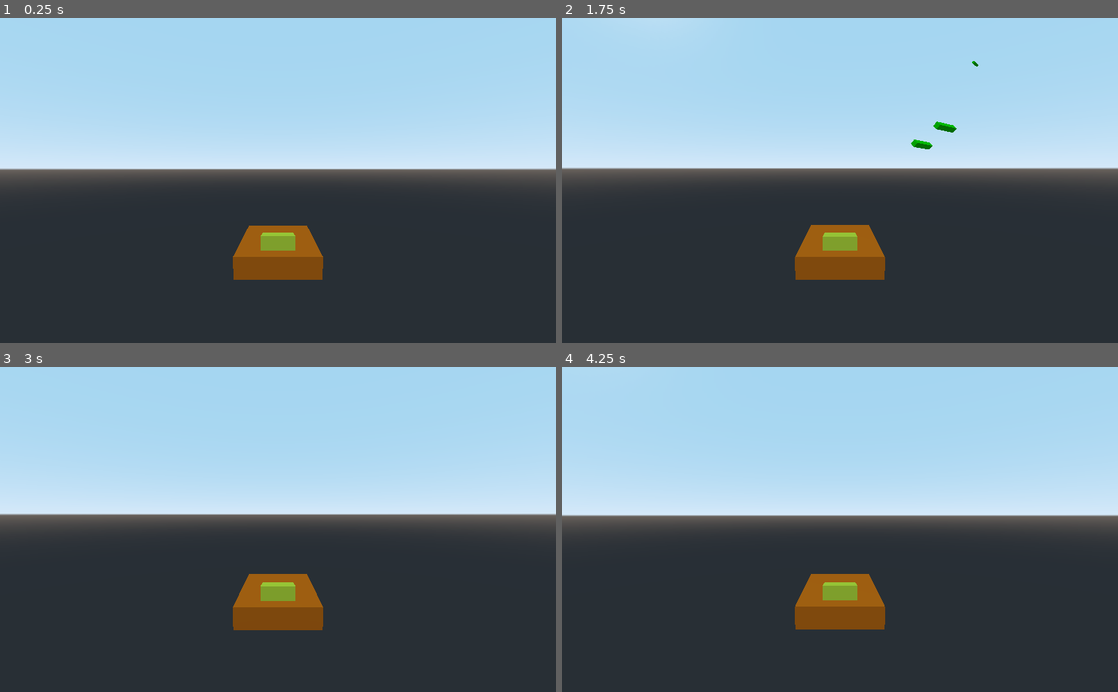
Above: before the commit, frames 1-4 (two rows, left to right).
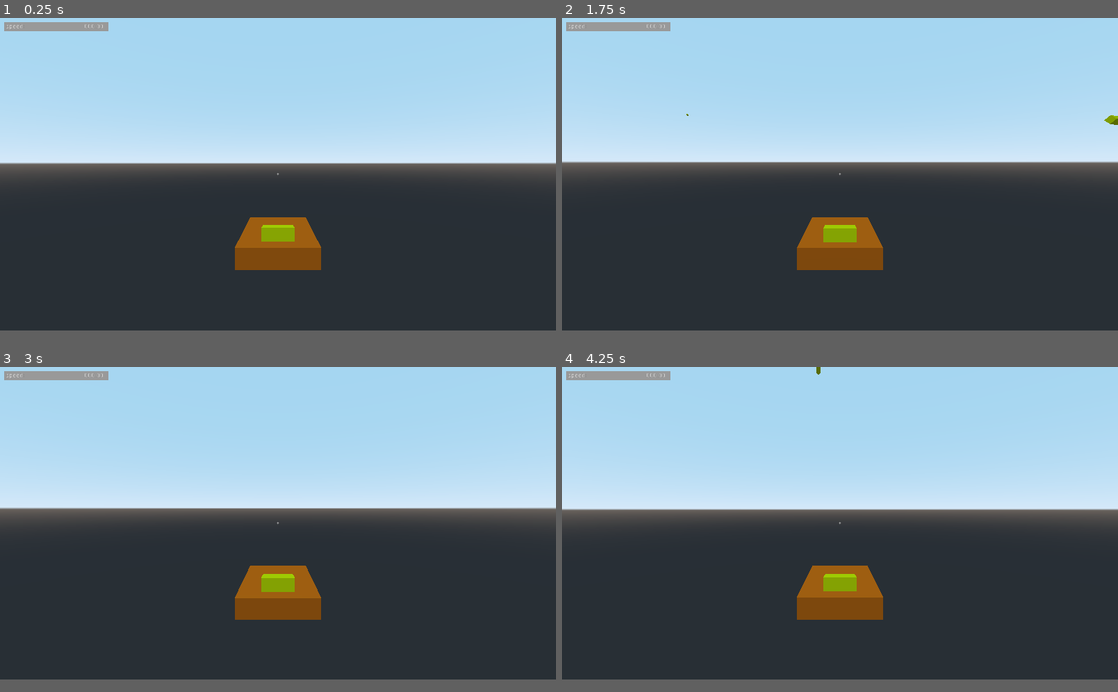
Above: after the commit, the same moments.

Repository: LangII/ProjectDrift
Game: Godot game, scene res://Scenes/Functional/VehicleBodies/TestBody01.tscn
The game is run twice, just before and just after one commit, with the same random seed, the same clock (stepped at 60 frames per second) and the same inputs. The project has no main scene, so this scene is started directly.
Inputs (mouse positions are in pixels of both pictures, inside the frame that each line leads up to):
- Up to frame 1 (0.25 s): no input
- Up to frame 2 (1.75 s): tap Enter (ui_accept) at 0.5, 0.77, 1.52 s; move the mouse to (867, 180) at 0.52 s; hold Up (ui_up) from 0.53 s (still down); move the mouse to (812, 180) at 1.27 s
- Up to frame 3 (3 s): keep holding Up (ui_up); move the mouse to (289, 523) at 2.02 s; move the mouse to (272, 536) at 2.77 s
- Up to frame 4 (4.25 s): keep holding Up (ui_up); tap Enter (ui_accept) at 3.02, 3.77 s; move the mouse to (878, 532) at 3.52 s
In our replay, the window is 800x468 before the commit and 800x450 after it. These sizes can differ from the game's own. Grey fills any space a smaller window leaves; there, only what the larger window draws over its background counts as a difference.

The runs differ from the first frame. In frame 1, 4.7% of the frame differs, in the area x 0-100%, y 1-81%; in frame 2, 5.1%; in frame 3, 4.9%; in frame 4, 4.9%.
Error after the commit: Invalid set index 'text' (on base: 'null instance') with value of type 'String'. (res://Scripts/Hud.gd:17)

Commit message:
added hud with basic expandable value displays, starting with speed

Diff:
--- /dev/null
+++ b/Scenes/Functional/Hud.tscn
@@ -0,0 +1,60 @@
+[gd_scene load_steps=3 format=2]
+
+[ext_resource path="res://Scripts/Hud.gd" type="Script" id=1]
+
+[sub_resource type="StyleBoxFlat" id=1]
+
+[node name="Hud" type="Control"]
+anchor_right = 1.0
+anchor_bottom = 1.0
+margin_top = 1.52588e-005
+mouse_filter = 2
+script = ExtResource( 1 )
+
+[node name="Crosshairs" type="Label" parent="."]
+anchor_left = 0.5
+anchor_top = 0.5
+anchor_right = 0.5
+anchor_bottom = 0.5
+margin_left = -20.0
+margin_top = -7.0
+margin_right = 20.0
+margin_bottom = 7.0
+grow_horizontal = 2
+grow_vertical = 2
+text = "+"
+align = 1
+valign = 1
+
+[node name="Stats" type="VBoxContainer" parent="."]
+margin_left = 10.0
+margin_top = 10.0
+margin_right = 250.0
+margin_bottom = 710.0
+
+[node name="Speed" type="PanelContainer" parent="Stats"]
+show_behind_parent = true
+margin_right = 276.0
+margin_bottom = 20.0
+custom_styles/panel = SubResource( 1 )
+
+[node name="Divider" type="HBoxContainer" parent="Stats/Speed"]
+margin_right = 276.0
+margin_bottom = 20.0
+rect_min_size = Vector2( 0, 20 )
+
+[node name="Variable" type="Label" parent="Stats/Speed/Divider"]
+margin_top = 3.0
+margin_right = 180.0
+margin_bottom = 17.0
+rect_min_size = Vector2( 180, 0 )
+text = " speed:"
+valign = 1
+
+[node name="SpeedValue" type="Label" parent="Stats/Speed/Divider"]
+margin_left = 184.0
+margin_top = 3.0
+margin_right = 228.0
+margin_bottom = 17.0
+text = "000.00"
+valign = 1
--- a/Scenes/Functional/Projectiles/TestBoltScene01.tscn
+++ b/Scenes/Functional/Projectiles/TestBoltScene01.tscn
@@ -17,5 +17,4 @@
 
 [node name="Timer" type="Timer" parent="."]
 one_shot = true
-[connection signal="area_entered" from="." to="." method="_on_Bolt_area_entered"]
 [connection signal="timeout" from="Timer" to="." method="_on_Timer_timeout"]
--- a/Scenes/Functional/VehicleBodies/TestBody01.tscn
+++ b/Scenes/Functional/VehicleBodies/TestBody01.tscn
@@ -1,6 +1,7 @@
-[gd_scene load_steps=8 format=2]
+[gd_scene load_steps=9 format=2]
 
 [ext_resource path="res://Scripts/TestVehicle01.gd" type="Script" id=1]
+[ext_resource path="res://Scenes/Functional/Hud.tscn" type="PackedScene" id=2]
 
 [sub_resource type="PhysicsMaterial" id=1]
 friction = 0.0
@@ -16,7 +17,7 @@
 size = Vector3( 2.75, 0.5, 1.9 )
 
 [sub_resource type="SpatialMaterial" id=5]
-albedo_color = Color( 0.945098, 0.968627, 0.227451, 1 )
+albedo_color = Color( 1, 1, 0, 1 )
 
 [sub_resource type="CubeMesh" id=6]
 material = SubResource( 5 )
@@ -91,4 +92,6 @@
 
 [node name="BlasterCoolDown" type="Timer" parent="."]
 autostart = true
+
+[node name="Hud" parent="." instance=ExtResource( 2 )]
 [connection signal="timeout" from="BlasterCoolDown" to="." method="_on_BlasterCoolDown_timeout"]
--- a/Scenes/Models/VehicleParts/Blasters/TestBlaster01.tscn
+++ b/Scenes/Models/VehicleParts/Blasters/TestBlaster01.tscn
@@ -1,7 +1,7 @@
 [gd_scene load_steps=3 format=2]
 
 [sub_resource type="SpatialMaterial" id=1]
-albedo_color = Color( 0.945098, 0.968627, 0.227451, 1 )
+albedo_color = Color( 1, 1, 0, 1 )
 
 [sub_resource type="CubeMesh" id=2]
 material = SubResource( 1 )
--- a/Scenes/Models/VehicleParts/Engines/TestEngines01.tscn
+++ b/Scenes/Models/VehicleParts/Engines/TestEngines01.tscn
@@ -1,7 +1,7 @@
 [gd_scene load_steps=3 format=2]
 
 [sub_resource type="SpatialMaterial" id=1]
-albedo_color = Color( 0.945098, 0.968627, 0.227451, 1 )
+albedo_color = Color( 1, 1, 0, 1 )
 
 [sub_resource type="CubeMesh" id=2]
 material = SubResource( 1 )
--- a/Scenes/Models/VehicleParts/Engines/TestEngines02.tscn
+++ b/Scenes/Models/VehicleParts/Engines/TestEngines02.tscn
@@ -1,7 +1,7 @@
 [gd_scene load_steps=3 format=2]
 
 [sub_resource type="SpatialMaterial" id=1]
-albedo_color = Color( 0.945098, 0.968627, 0.227451, 1 )
+albedo_color = Color( 0, 1, 0, 1 )
 
 [sub_resource type="CubeMesh" id=2]
 material = SubResource( 1 )
@@ -10,21 +10,21 @@
 transform = Transform( 1, 0, 0, 0, 1, 0, 0, 0, 1, 0, 0.8, 0 )
 
 [node name="MeshInstance2" type="MeshInstance" parent="."]
-transform = Transform( 0.295442, 0.0136808, -0.00904611, -0.0520945, 0.0775877, -0.051303, 1.11759e-009, 0.0138918, 0.295442, -1.25, -0.25, -0.95 )
+transform = Transform( 0.393923, 0.017101, -0.0120615, -0.0694593, 0.0969846, -0.068404, 0, 0.0173648, 0.393923, -1.25, -0.25, -0.95 )
 mesh = SubResource( 2 )
 material/0 = null
 
 [node name="MeshInstance3" type="MeshInstance" parent="."]
-transform = Transform( 0.295442, -0.0136808, 0.00904611, 0.0520945, 0.0775877, -0.051303, -1.11759e-009, 0.0138918, 0.295442, 1.25, -0.25, -0.95 )
+transform = Transform( 0.393923, -0.017101, 0.0120615, 0.0694593, 0.0969846, -0.068404, 0, 0.0173648, 0.393923, 1.25, -0.25, -0.95 )
 mesh = SubResource( 2 )
 material/0 = null
 
 [node name="MeshInstance4" type="MeshInstance" parent="."]
-transform = Transform( 0.295442, -0.0136808, -0.00904611, 0.0520945, 0.0775877, 0.051303, 1.11759e-009, -0.0138918, 0.295442, 1.25, -0.25, 0.95 )
+transform = Transform( 0.393923, -0.017101, -0.0120615, 0.0694593, 0.0969846, 0.068404, 0, -0.0173648, 0.393923, 1.25, -0.25, 0.95 )
 mesh = SubResource( 2 )
 material/0 = null
 
 [node name="MeshInstance5" type="MeshInstance" parent="."]
-transform = Transform( 0.295442, 0.0136808, 0.00904611, -0.0520945, 0.0775877, 0.051303, -1.11759e-009, -0.0138918, 0.295442, -1.25, -0.25, 0.95 )
+transform = Transform( 0.393923, 0.017101, 0.0120615, -0.0694593, 0.0969846, 0.068404, 0, -0.0173648, 0.393923, -1.25, -0.25, 0.95 )
 mesh = SubResource( 2 )
 material/0 = null
--- a/Scenes/Testing/Hud.tscn
+++ b/Scenes/Testing/Hud.tscn
@@ -1,6 +1,4 @@
-[gd_scene load_steps=4 format=2]
-
-[ext_resource path="res://Scripts/Hud.gd" type="Script" id=1]
+[gd_scene load_steps=3 format=2]
 
 [sub_resource type="StyleBoxFlat" id=1]
 bg_color = Color( 0.972549, 0.447059, 0.0627451, 1 )
@@ -9,7 +7,6 @@
 bg_color = Color( 0.972549, 0.447059, 0.0627451, 1 )
 
 [node name="Hud" type="Node2D"]
-script = ExtResource( 1 )
 
 [node name="TargetCounter" type="Label" parent="."]
 anchor_left = 1.0
--- a/Scripts/Controls.gd
+++ b/Scripts/Controls.gd
@@ -8,7 +8,7 @@
     'vehicle': {
         'body': 'TestBody01',
         'engines': 'TestEngines01',
-        'blaster': 'TestBlaster02'
+        'blaster': 'TestBlaster01'
     }
 }
 
--- a/Scripts/Gameplay.gd
+++ b/Scripts/Gameplay.gd
@@ -13,6 +13,7 @@
 onready var blaster_tag = controls.gameplay['vehicle']['blaster']
 onready var blaster = load('res://Scenes/Models/VehicleParts/Blasters/' + blaster_tag + '.tscn')
 
+# onready var hud = preload('res://Scenes/Functional/Hud.tscn')
 onready var pause = preload('res://Scenes/Menus/Pause.tscn')
 
 
@@ -21,7 +22,6 @@
 
     # Instance 'arena' as child of 'Gameplay'.
     add_child(arena.instance())
-    var arena_node = get_node('/root/Gameplay/' + arena_tag)
 
     # Instance 'vehicle' as child of 'Gameplay' at pos of 'SpawnVehicle'.
     var spawn_vehicle = get_node('/root/Gameplay/' + arena_tag + '/SpawnVehicle')
@@ -31,7 +31,9 @@
 
     # Instance parts as children of 'vehicle'.
     var vehicle_body_node = get_node('/root/Gameplay/Vehicle')
+    # vehicle_body_node.add_child(hud.instance())
     vehicle_body_node.add_child(engines.instance())
     vehicle_body_node.add_child(blaster.instance())
 
+    # add_child(hud.instance())
     add_child(pause.instance())
--- /dev/null
+++ b/Scripts/Hud.gd
@@ -0,0 +1,17 @@
+
+extends Control
+
+onready var controls = get_node('/root/Controls')
+
+""" NEED TO FIX ... SHOULDN'T USE ABSOLUTE PATH """
+onready var speed_value = get_node('/root/Gameplay/Vehicle/Hud/Stats/Speed/Divider/SpeedValue')
+
+onready var speed_value_text = '00.00'
+
+func _ready():
+
+    pass
+
+func _process(delta):
+
+    speed_value.text = speed_value_text
--- a/Scripts/TestVehicle01.gd
+++ b/Scripts/TestVehicle01.gd
@@ -52,6 +52,9 @@
 var pointing_at = Vector3()
 var blaster_cooled_down = true
 
+# Hud variables.
+onready var hud = $Hud
+
 
 
 ####################################################################################################
@@ -70,6 +73,8 @@
 
     # Get blaster controls.
     blaster_cool_down.wait_time = controls.blasters[blaster_tag]['cool_down']
+
+    print("hud", hud)
 
 
 
@@ -119,6 +124,9 @@
         b.spawn(spawn_bolt.global_transform)
         blaster_cooled_down = false
 
+    # Send speed values to 'Hud'.
+    hud.speed_value_text = String(stepify(linear_velocity.length(), 0.01))
+
 
 
 func _physics_process(delta):
--- a/project.godot
+++ b/project.godot
@@ -22,6 +22,13 @@
 [autoload]
 
 Controls="*res://Scripts/Controls.gd"
+
+[display]
+
+window/size/width=1280
+window/size/height=720
+window/stretch/mode="viewport"
+window/stretch/aspect="expand"
 
 [input]
 
